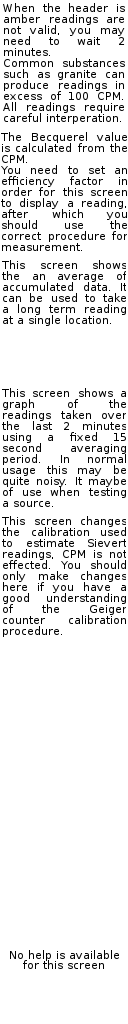
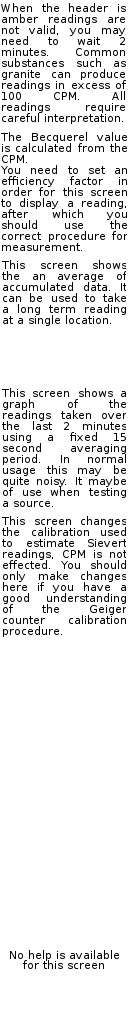
The second 128x1024 image is a revision of the first. Changes to its layers:
painted on "When the header is amber readi..." over 1, 3, 126, 124
